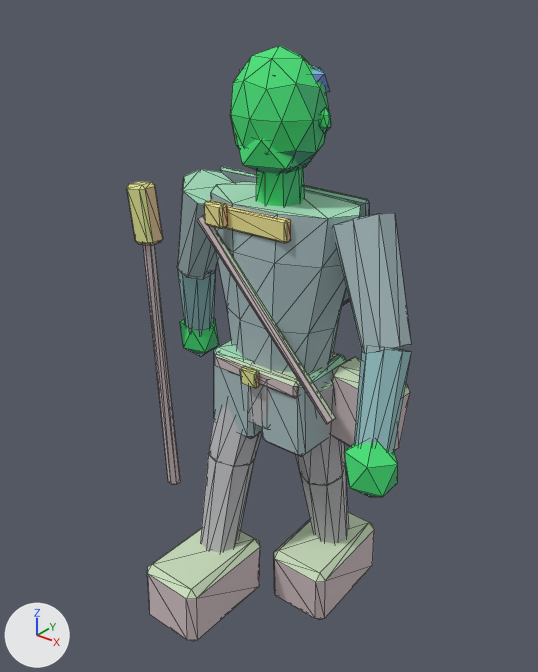
A saved change to the glTF model assets/exports/npc/npc_scout_up_r_v01.glb.
Before and after are seen from a camera (50 mm lens) standing at (1.38, -1.78, 2.2) and looking at (-0.03, -0.02, 1.11). The axes (+X, +Y, +Z) are drawn at lower left. The lights are the same throughout. The first picture is the older version. Mesh edges are drawn as thin lines. Vertices at exactly the same position are counted once.

In view in the first picture: 'GEO_npc_scout_up_r_v01'.
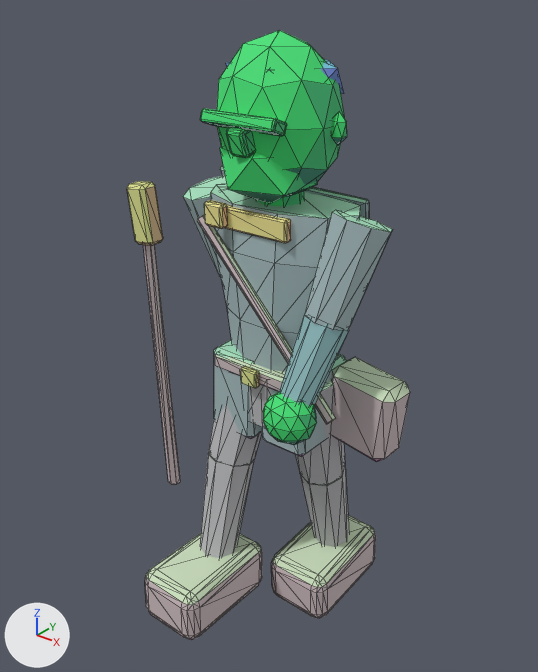
Diff of the bpy script that builds the scene:
```diff
--- a/assets/exports/npc/npc_scout_up_r_v01.glb.py
+++ b/assets/exports/npc/npc_scout_up_r_v01.glb.py
@@ me_geo_npc_scout_up_r_v01 @@
 # used by ob_geo_npc_scout_up_r_v01; location = (0.0, 0.0, 0.0)
-me_geo_npc_scout_up_r_v01.from_pydata(...)  # 614 vertices, 1104 faces; spans x -0.66..0.59, y -0.48..0.34, z -0.01..2.02
+me_geo_npc_scout_up_r_v01.from_pydata(...)  # 930 vertices, 1728 faces; spans x -0.66..0.44, y -0.49..0.35, z 0.0..2.06
+# me_geo_npc_scout_up_r_v01 part 1: the loose piece of 16 vertices spanning x -0.22..-0.01, y -0.19..0.1, z 0.61..1.03 is copied, and the copy is multiplied about its middle by the matrix ((0.813, -0.073, -0.155), (-0.017, 0.712, -0.428), (0.17, 0.422, 0.695)), then moved by (-0.15, 0.09, 0.61); it spans x -0.39..-0.17, y -0.09..0.15, z 1.25..1.6
+# me_geo_npc_scout_up_r_v01 part 2: the loose piece of 16 vertices spanning x -0.56..-0.38, y 0.0..0.19, z 0.91..1.26 is multiplied about its middle by the matrix ((0.899, -0.003, -0.274), (-0.006, 0.94, -0.029), (0.274, 0.029, 0.899)), then moved by (0.25, 0.01, 0.04)
+# me_geo_npc_scout_up_r_v01 part 3: the loose piece of 16 vertices spanning x 0.38..0.56, y -0.27..-0.02, z 0.91..1.27 is turned -35.3 degrees about the z axis through its middle and scaled by 0.931, then moved by (-0.24, 0.0, 0.04)
+# me_geo_npc_scout_up_r_v01 part 4: a new loose piece, an icosphere of 80 faces spanning x 0.13..0.3, y -0.3..-0.14, z 0.9..1.08, in mat_mat_npc_indexed
+# me_geo_npc_scout_up_r_v01 part 5: a new loose piece, an icosphere of 80 faces spanning x -0.2..0.2, y -0.18..0.16, z 1.59..2.06, in mat_mat_npc_indexed
+# me_geo_npc_scout_up_r_v01 part 6: a new loose piece, an icosphere of 20 faces spanning x -0.15..0.15, y -0.19..0.08, z 1.58..1.81, in mat_mat_npc_indexed
+# me_geo_npc_scout_up_r_v01 part 7: a new loose piece, an icosphere of 20 faces spanning x 0.179..0.231, y -0.024..0.016, z 1.77..1.865, in mat_mat_npc_indexed
+# me_geo_npc_scout_up_r_v01 part 8: a new loose piece, an icosphere of 20 faces spanning x -0.18..0.18, y -0.13..0.16, z 1.85..2.02, in mat_mat_npc_indexed
+# me_geo_npc_scout_up_r_v01 part 9: the loose piece of 24 vertices spanning x -0.24..0.0, y -0.48..-0.08, z 0.06..0.32 is rebuilt with 96 vertices and now spans x -0.25..0.0, y -0.49..-0.07, z 0.08..0.29
+# me_geo_npc_scout_up_r_v01 part 10: the loose piece of 24 vertices spanning x 0.0..0.24, y -0.06..0.34, z -0.01..0.24 is rebuilt with 96 vertices and now spans x 0.0..0.25, y -0.07..0.35, z 0.0..0.22
+# me_geo_npc_scout_up_r_v01 part 11: the loose piece of 16 vertices spanning x 0.21..0.51, y -0.15..0.09, z 1.21..1.61 is rebuilt with 16 vertices and now spans x 0.17..0.39, y -0.15..0.09, z 1.25..1.6
+# me_geo_npc_scout_up_r_v01 part 12: a new loose piece of 56 vertices spanning x -0.13..0.13, y -0.21..-0.14, z 1.81..1.86, in mat_mat_npc_indexed
+# me_geo_npc_scout_up_r_v01 part 13: a new loose piece of 56 vertices spanning x -0.03..0.03, y -0.21..-0.15, z 1.74..1.83, in mat_mat_npc_indexed
+# me_geo_npc_scout_up_r_v01 part 14: 6 loose pieces with 76 vertices, spanning x -0.59..0.59, y -0.3..0.21, z 0.81..1.99, are deleted
+# me_geo_npc_scout_up_r_v01 part 15: 8 vertices moved from x -0.07..0.07, y -0.07..0.07, z 1.7 to x -0.07..0.07, y -0.07..0.07, z 1.66; 54 vertices removed from x -0.15..0.15, y -0.14..0.12, z 1.66..2.02
+# me_geo_npc_scout_up_r_v01 part 16: 6 kept faces spanning x -0.66..0.44, y -0.06..0.15, z 0.78..1.54 get new vertex colours
+# other edits to the shape of me_geo_npc_scout_up_r_v01 do not show in these pictures
 me_geo_npc_scout_up_r_v01.materials.append(mat_mat_npc_indexed)
```

Location of each change, (x1, y1, x2, y2) in pixels of the pictures (538 x 672 px; the box of a moved part takes in the faces that stretch with it):
'GEO_npc_scout_up_r_v01', reshaped: before (127, 46, 411, 642); after (127, 30, 410, 640)
part 1 of me_geo_npc_scout_up_r_v01, added: after (183, 175, 228, 277)
part 2 of me_geo_npc_scout_up_r_v01, moved or reshaped (not visible afterwards): before (177, 265, 216, 334)
part 3 of me_geo_npc_scout_up_r_v01, moved or reshaped: before (354, 347, 411, 451); after (279, 314, 349, 406)
part 4 of me_geo_npc_scout_up_r_v01, added (green): after (263, 392, 317, 445)
part 5 of me_geo_npc_scout_up_r_v01, added (green): after (217, 30, 345, 196)
part 6 of me_geo_npc_scout_up_r_v01, added (green): after (220, 146, 318, 203)
part 7 of me_geo_npc_scout_up_r_v01, added: after (331, 111, 347, 145)
part 8 of me_geo_npc_scout_up_r_v01, added: after (226, 59, 344, 94)
part 9 of me_geo_npc_scout_up_r_v01, rebuilt: before (147, 529, 260, 642); after (145, 533, 262, 640)
part 10 of me_geo_npc_scout_up_r_v01, rebuilt: before (274, 512, 374, 620); after (271, 515, 376, 618)
part 11 of me_geo_npc_scout_up_r_v01, rebuilt (10% wider, 13% shorter): before (332, 213, 411, 353); after (305, 210, 392, 331)
part 12 of me_geo_npc_scout_up_r_v01, added (green): after (200, 109, 287, 136)
part 13 of me_geo_npc_scout_up_r_v01, added (green): after (226, 127, 254, 157)
part 14 of me_geo_npc_scout_up_r_v01, deleted: before (177, 65, 398, 497)
part 15 of me_geo_npc_scout_up_r_v01, built on: before (231, 46, 329, 206); after (256, 191, 305, 206)
part 16 of me_geo_npc_scout_up_r_v01, recoloured: before (149, 242, 410, 391); after (149, 242, 409, 402)
